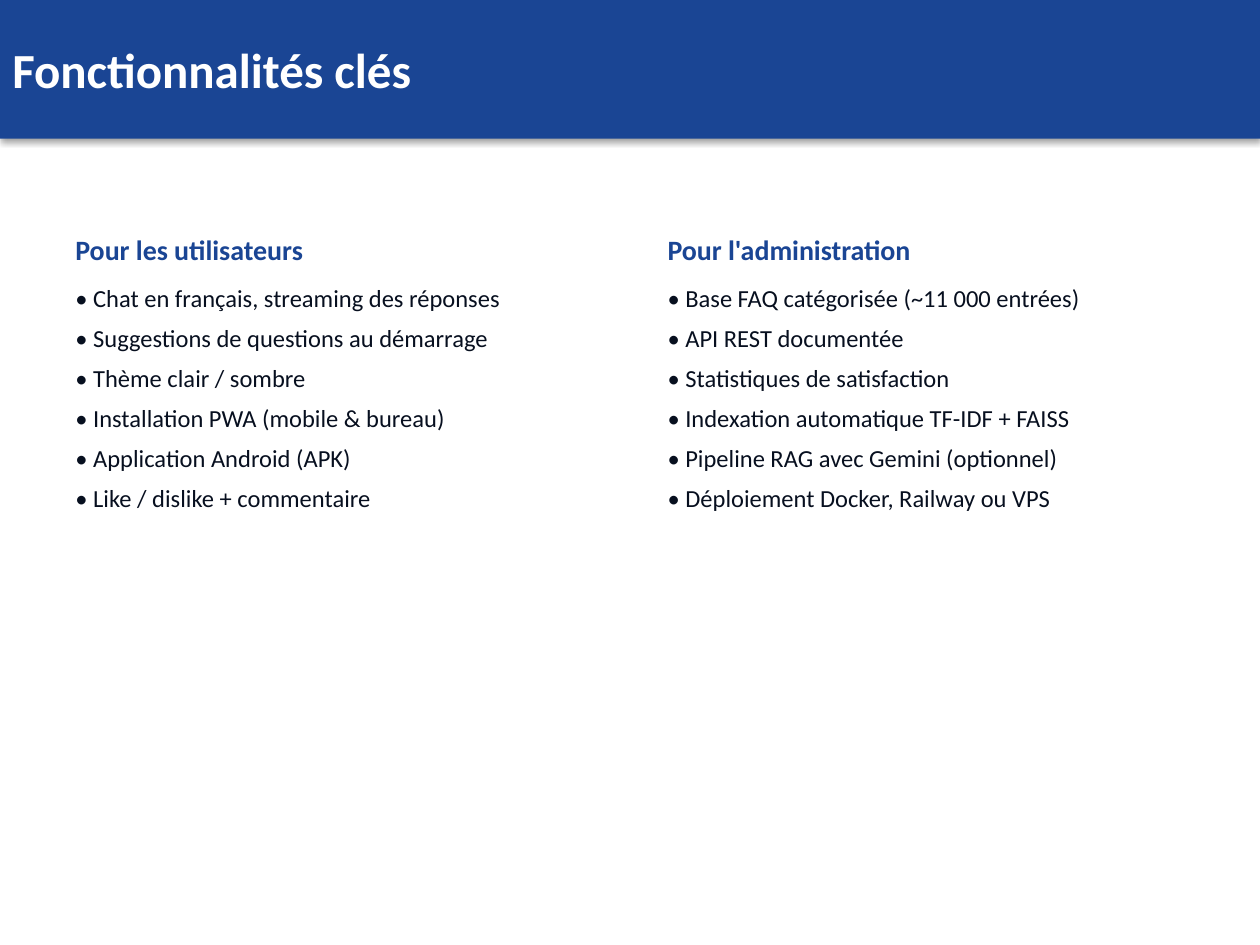
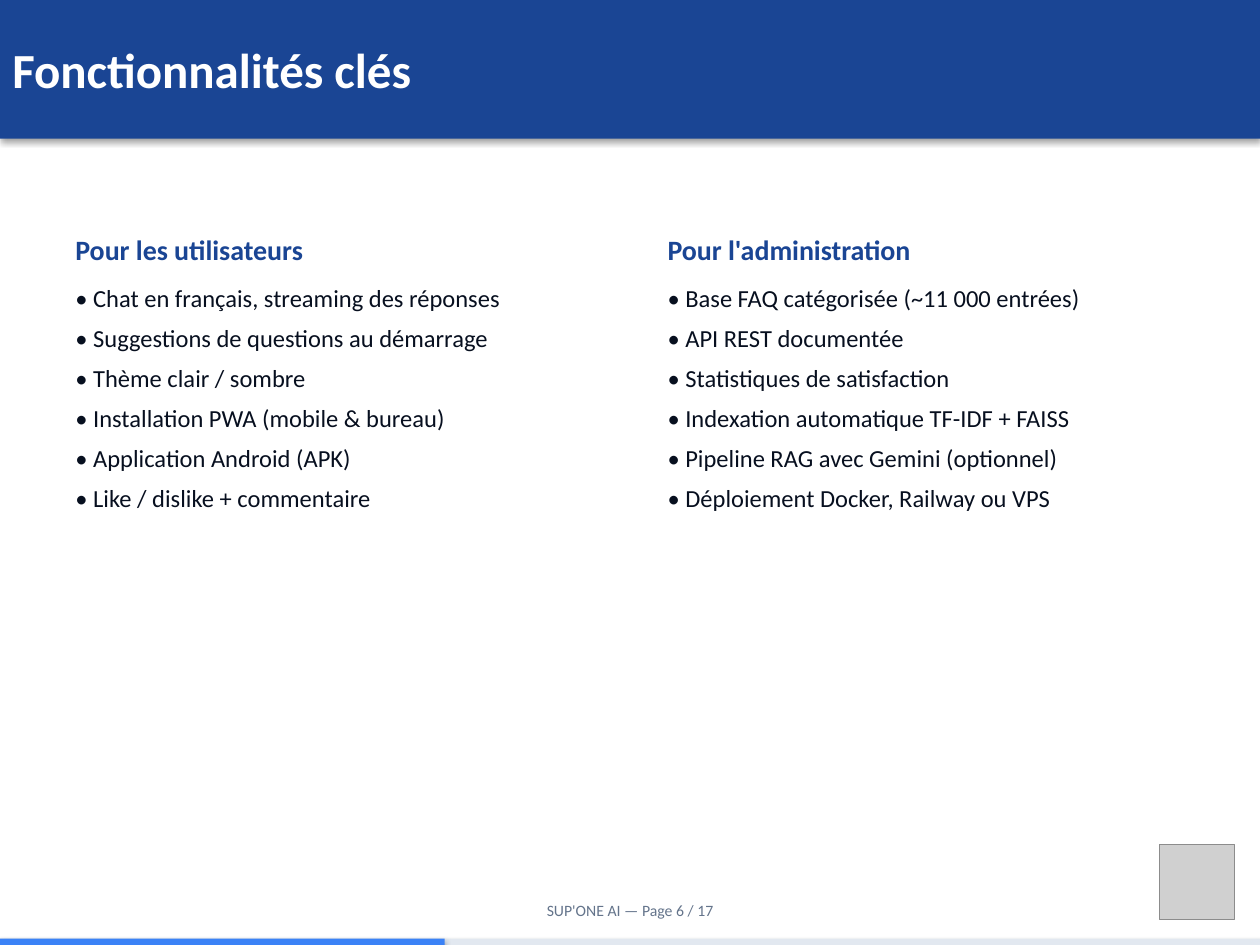
Before and after one commit to nkoumougrinnel/ChatBot, a slide deck: slide 6 of docs/SUPONE_AI_Club_Informatique_SUPPTIC.pptx (slide 4 before the commit). Drawn at 1260x945 pixels with LibreOffice and Linux fonts; fonts in the diff are those of the drawing; grey boxes stand for pictures. Boxes give left, top, right and bottom in pixels: in the first picture for what was removed or moved away, otherwise in the second. Text is boxed around its words. In the diff, an @@ line names an element or a change of style, - is before the commit and + after.

```diff
--- a/docs/SUPONE_AI_Club_Informatique_SUPPTIC.pptx
+++ b/docs/SUPONE_AI_Club_Informatique_SUPPTIC.pptx
@@ picture added at (1159,844,1235,920) @@
@@ text added at (547,905,713,919), 9 pt, text #64748B @@
+SUP'ONE AI — Page 6 / 17
@@ rectangle added at (0,939,1260,945), fill #E2E8F0 @@
@@ rectangle added at (0,939,445,945), fill #3B82F6 @@
```
Also in this commit, not shown: 11 other slides changed, 5 slides added, 2 other files.
